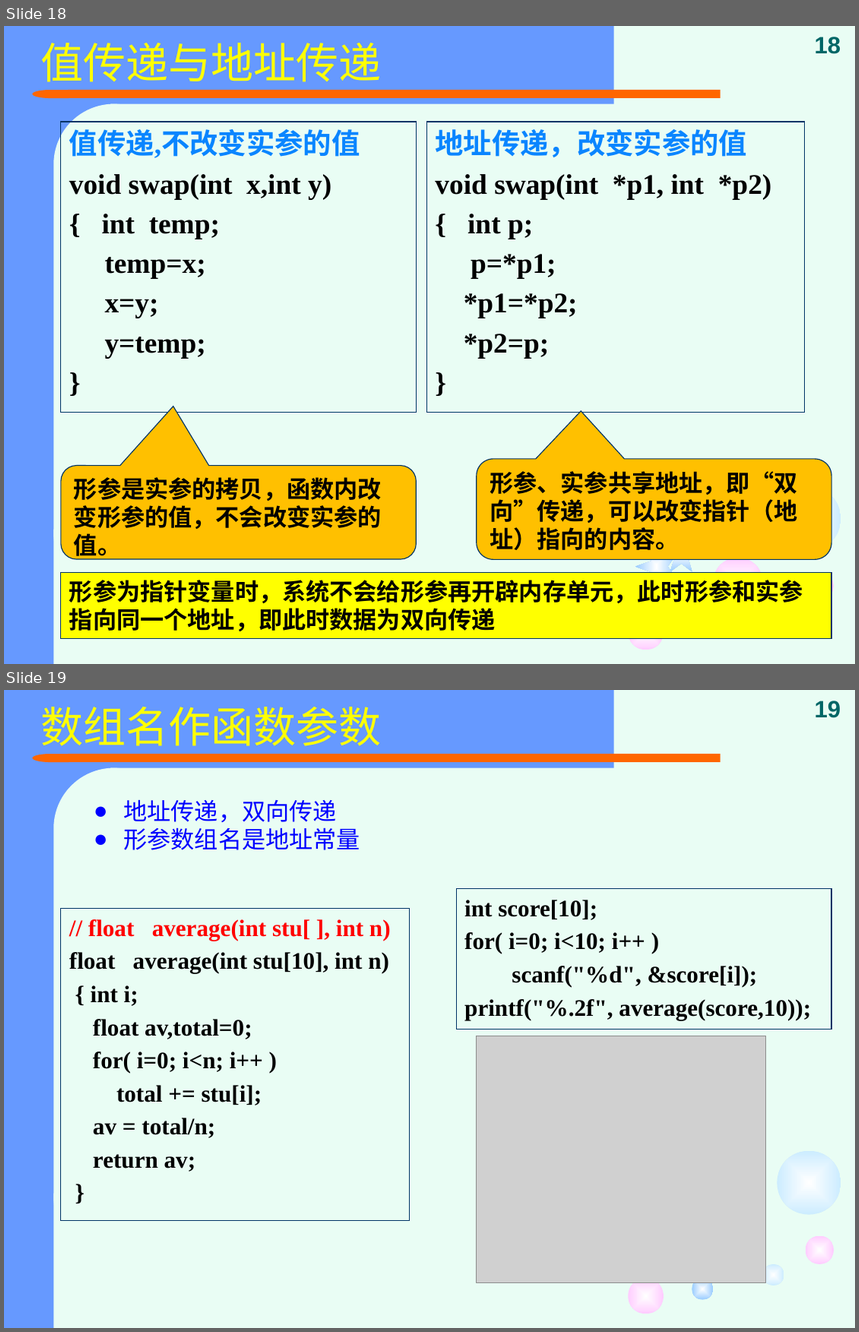
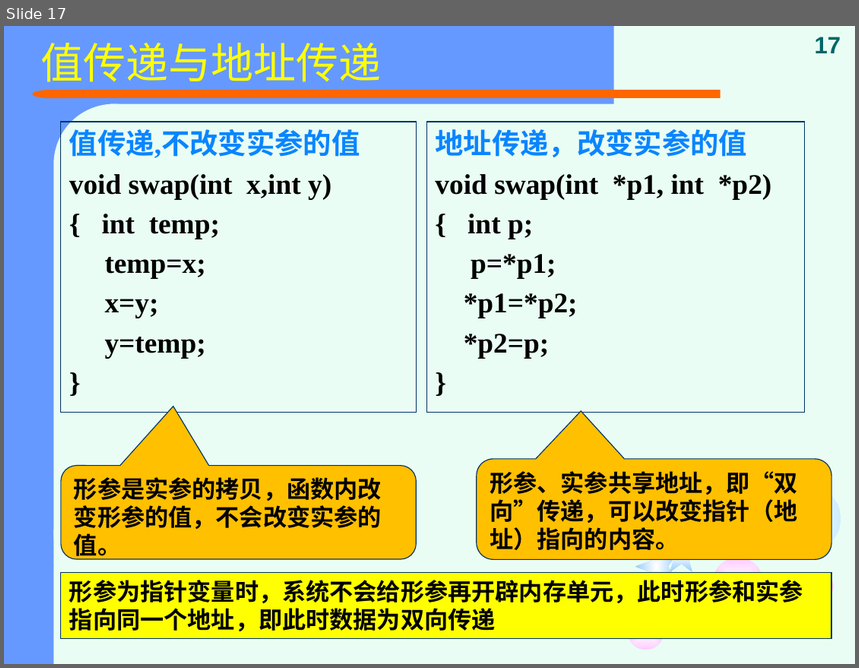
Before and after one commit to jtrfid/C-Repositories, a slide deck: 2015备课/课件/复习.pptx. Shown one above the other, each under a label of ours: slides 18 and 19 before the commit, slide 17 after it. The pictures are 859x1332 and 859x668 pixels, drawn with LibreOffice and Linux fonts; fonts in the diff are those of the drawing; grey boxes stand for pictures. Boxes give left, top, right and bottom in pixels: in the first picture for what was removed or moved away, otherwise in the second. Text is boxed around its words. In the diff, an @@ line names an element or a change of style, - is before the commit and + after.

```diff
--- a/2015备课/课件/复习.pptx
+++ b/2015备课/课件/复习.pptx
@@ slide 19 removed at [4,690,855,1328], background #E9FDF4; not listed: 9 template elements that a slide beside it also shows @@
@@ title removed at [41,707,382,746] @@
-数组名作函数参数
@@ page number removed at [815,701,842,718] @@
-19
@@ text removed at [123,800,360,850] @@
-● 地址传递，双向传递
-● 形参数组名是地址常量
@@ rectangle removed at [456,889,832,1030] @@
-int score[10];
-for( i=0; i<10; i++ )
-scanf("%d", &score[i]);
-printf("%.2f", average(score,10));
@@ rectangle removed at [61,909,410,1221] @@
-// float average(int stu[ ], int n)
-float average(int stu[10], int n)
-{ int i;
-float av,total=0;
-for( i=0; i<n; i++ )
-total += stu[i];
-av = total/n;
-return av;
-}
@@ picture removed at [477,1036,766,1284] @@
@@ ellipse removed at [692,1279,713,1300] @@
@@ ellipse removed at [763,1265,785,1286] @@
@@ what was slide 18 is now slide 17 @@
@@ page number at [815,37,842,53]: text changed @@
-18
+17
```
Also in this commit, not shown: 11 slides changed, 7 other slides removed.
